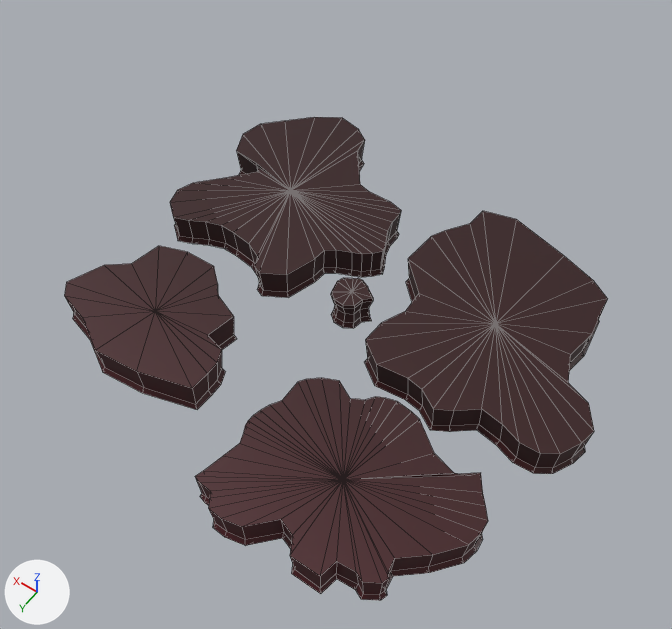
A saved change to the FBX model The Demon King/Assets/Art/Enviroment/SM_Vista_Rocks.fbx.
One viewpoint serves both versions: a 50 mm lens placed at (-1533.0, 1823.0, 3293.0), pointed at (-156.0, -104.0, 264.0). Every picture has the same lights, and +X, +Y and +Z are marked at lower left. Mesh edges are drawn as thin lines. Where no turn or scale is listed for an object, it has been applied to the vertices.

The older version as bpy lines, for what is in view:
```python
me_mesh = bpy.data.meshes.new('Mesh')
me_mesh.from_pydata(...)  # 481 vertices, 620 faces; spans x -1258.0..963.0, y -1233.0..838.0, z -9.0..152.0
me_mesh.materials.append(mat_m_master)  # picture img_t_mastergradient_c_png
ob_sm_vista_rocks = bpy.data.objects.new('SM_Vista_Rocks', me_mesh)
ob_sm_vista_rocks.location = (0.0, 0.0, 0.0)
```
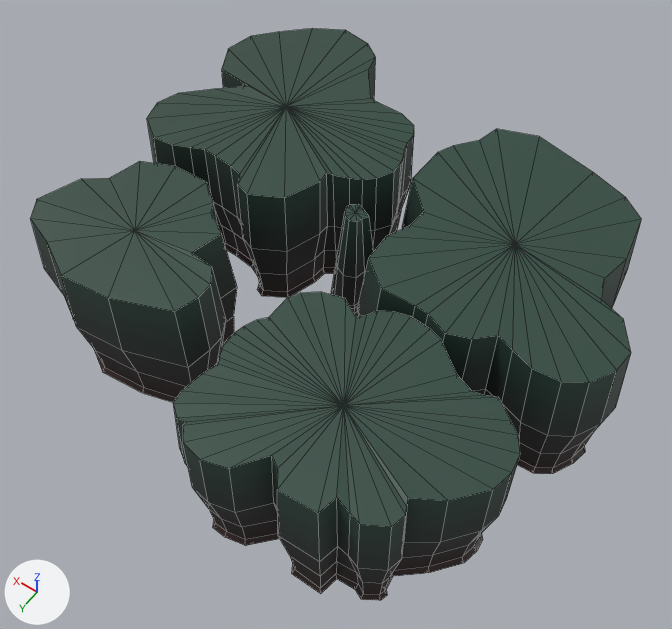
Diff of the bpy script that builds the scene:
```diff
--- a/The Demon King/Assets/Art/Enviroment/SM_Vista_Rocks.fbx.py
+++ b/The Demon King/Assets/Art/Enviroment/SM_Vista_Rocks.fbx.py
@@ me_mesh @@
 # used by ob_sm_vista_rocks; location = (0.0, 0.0, 0.0)
-me_mesh.from_pydata(...)  # 481 vertices, 620 faces; spans x -1258.0..963.0, y -1233.0..838.0, z -9.0..152.0
+me_mesh.from_pydata(...)  # 779 vertices, 918 faces; spans x -1295.0..998.0, y -1272.0..878.0, z -9.0..663.0
+# me_mesh part 1: 5 vertices removed from x -684.0..536.0, y -659.0..449.0, z 152.0; 303 vertices added at x -1295.0..998.0, y -1272.0..878.0, z 349.0..663.0
+# me_mesh part 2: 471 kept faces spanning x -1258.0..963.0, y -1233.0..838.0, z -9.0..152.0 get new texture (UV) coordinates
 me_mesh.materials.append(mat_m_master)
```

Pixel boxes [x1, y1, x2, y2] of what changed, in the pictures (672 x 629 px):
'SM_Vista_Rocks', reshaped (12% wider, 18% taller)
    before: [65, 117, 608, 601]
    after: [30, 28, 641, 601]
part 1 of me_mesh, built on
    before: [65, 117, 608, 583]
    after: [30, 28, 641, 583]
part 2 of me_mesh, surface changed
    before: [65, 140, 599, 600]
    after: [93, 212, 593, 600]
